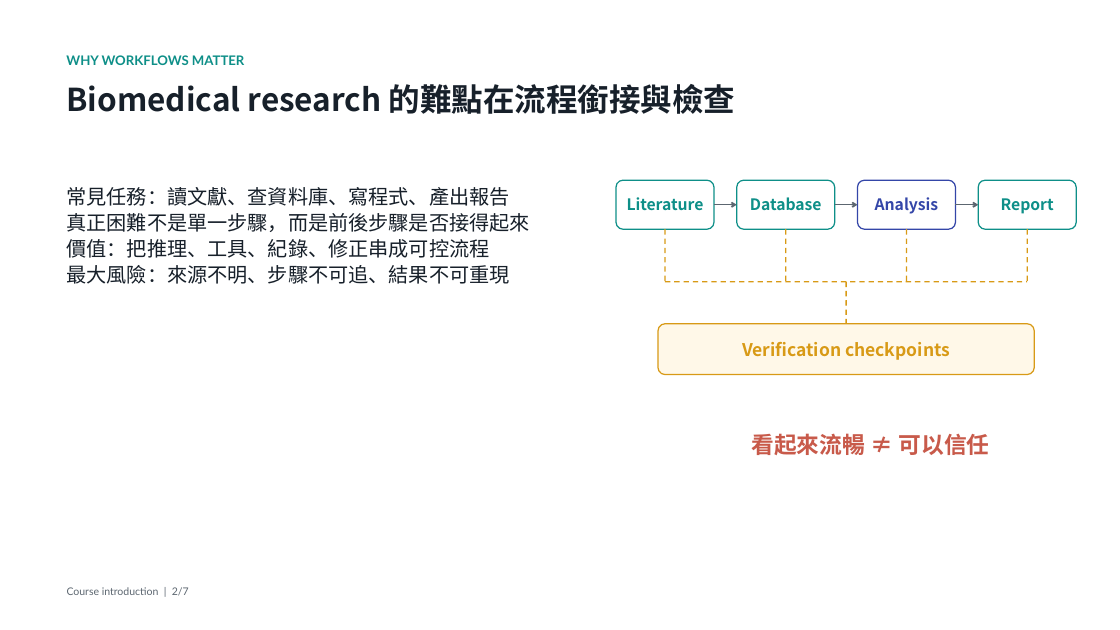
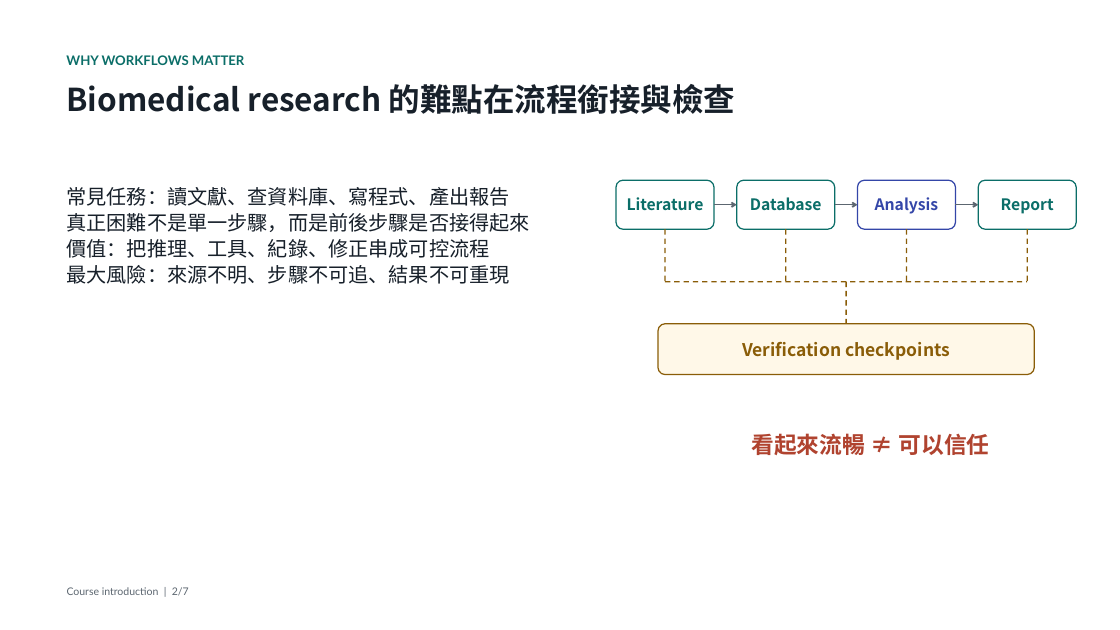
Before and after one commit to godkin1211/LLM_applications_on_BioMedicalData, a slide deck: slide 2 of slides/lesson-02-ai-agents-vibe-coding-desktop-utilities-animated.pptx. Drawn at 1120x630 pixels with LibreOffice and Linux fonts; fonts in the diff are those of the drawing. Boxes give left, top, right and bottom in pixels: in the first picture for what was removed or moved away, otherwise in the second. Text is boxed around its words. In the diff, an @@ line names an element or a change of style, - is before the commit and + after.

```diff
--- a/slides/lesson-02-ai-agents-vibe-coding-desktop-utilities-animated.pptx
+++ b/slides/lesson-02-ai-agents-vibe-coding-desktop-utilities-animated.pptx
@@ text "WHY WORKFLOWS MATTER" at (x1=66, y1=55, x2=245, y2=65): text colour #0E8F88 to #0B6E68 @@
@@ text colour #0E8F88 to #0B6E68; outline #0E8F88 1.05 pt to #0B6E68 1.05 pt in 3 elements at (x1=616, y1=181, x2=714, y2=229), (x1=737, y1=181, x2=835, y2=229), (x1=979, y1=181, x2=1077, y2=229) @@
@@ line (665, 229) - (665, 281): stroke #D89A16 1.13 pt dashed to #8A5D08 1.13 pt dashed @@
@@ line (786, 229) - (786, 281): stroke #D89A16 1.13 pt dashed to #8A5D08 1.13 pt dashed @@
@@ line (907, 229) - (907, 281): stroke #D89A16 1.13 pt dashed to #8A5D08 1.13 pt dashed @@
@@ line (1028, 229) - (1028, 281): stroke #D89A16 1.13 pt dashed to #8A5D08 1.13 pt dashed @@
@@ line (665, 281) - (1028, 281): stroke #D89A16 1.13 pt dashed to #8A5D08 1.13 pt dashed @@
@@ line (846, 281) - (846, 323): stroke #D89A16 1.13 pt dashed to #8A5D08 1.13 pt dashed @@
@@ rounded rectangle "Verification checkpoints" at (x1=658, y1=323, x2=1034, y2=374): text colour #D89A16 to #8A5D08; outline #D89A16 1.05 pt to #8A5D08 1.05 pt @@
@@ text "看起來流暢 ≠ 可以信任" at (x1=751, y1=433, x2=989, y2=455): text colour #C85A4A to #B0432F @@
```
Also in this commit, not shown: 28 other slides changed, 1 slide removed, 8 other files.
